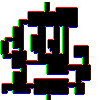
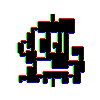
Layers edited between the first and the second (100, 100) image:
added layer "Layer 4" in group "big dungeon" over [18, 15, 84, 86]
added layer "Layer 3" in group "big dungeon" over [17, 14, 85, 87]
hid "Shape 9", opacity 100% → 43%, painted on it over [0, 2, 91, 100]
hid "sketch" (1st of 2, in "big dungeon"), painted on it over [0, 2, 91, 100]
